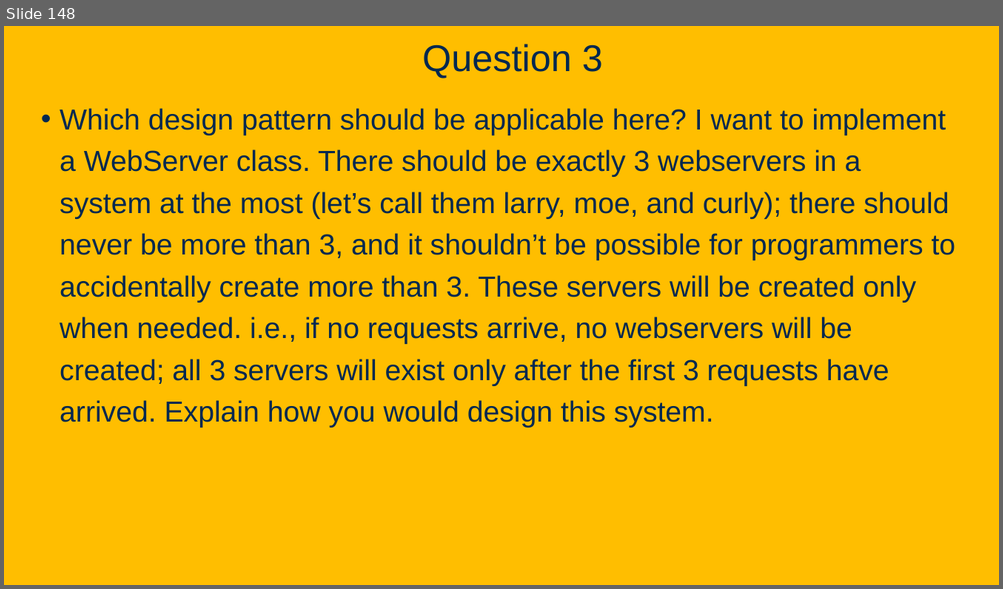
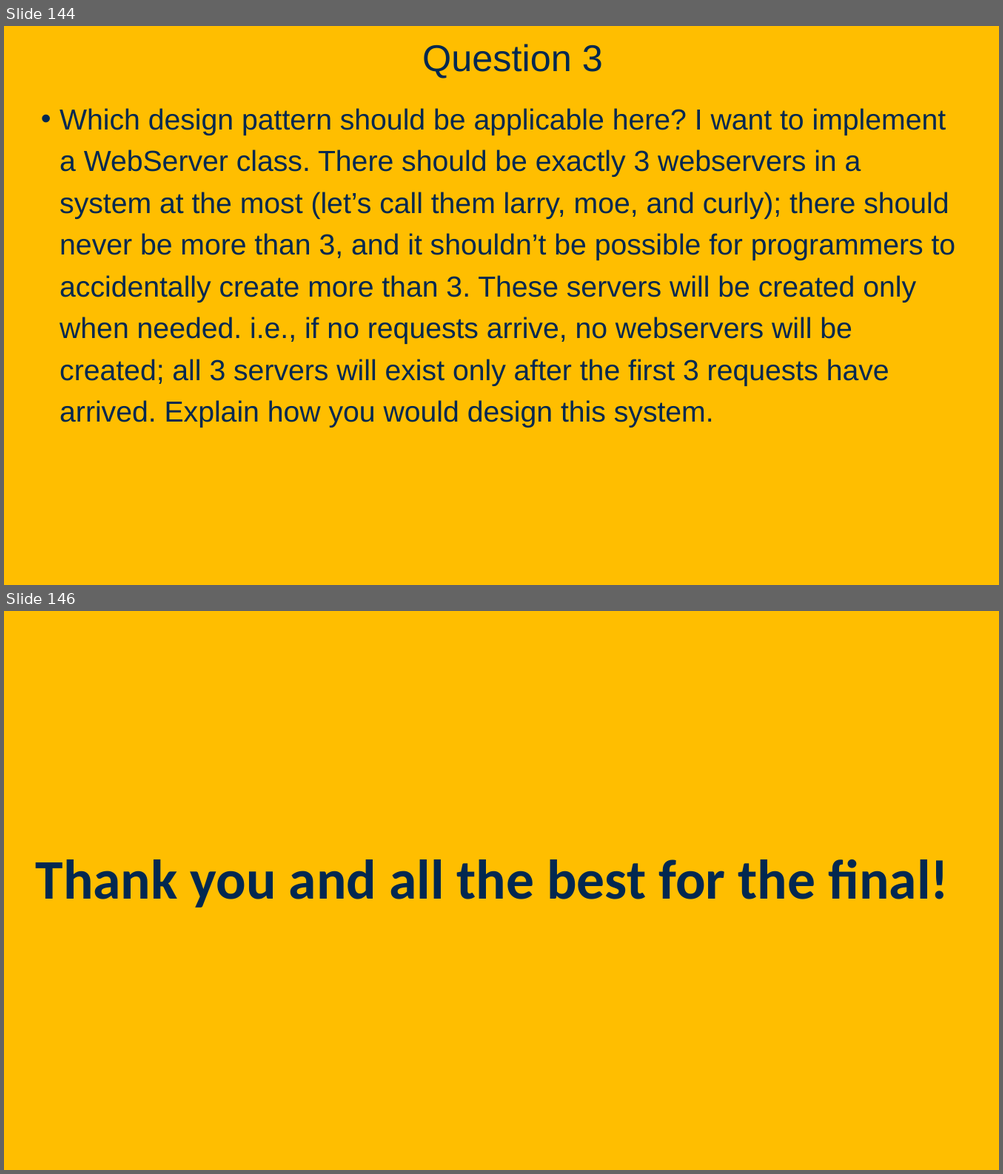
Before and after one commit to davsec-teaching/ecs160-f25, a slide deck: slides/8_design_patterns.pptx. Shown one above the other, each under a label of ours: slide 148 before the commit, slides 144 and 146 after it; the slides between them are not shown. The pictures are 1003x589 and 1003x1174 pixels, drawn with LibreOffice and Linux fonts; fonts in the diff are those of the drawing; background and template pictures are left out. Boxes give left, top, right and bottom in pixels: in the first picture for what was removed or moved away, otherwise in the second. Text is boxed around its words. In the diff, an @@ line names an element or a change of style, - is before the commit and + after.

```diff
--- a/slides/8_design_patterns.pptx
+++ b/slides/8_design_patterns.pptx
@@ slide 146 added at box(4, 611, 999, 1170), background picture (left out) @@
@@ text added at box(36, 860, 949, 908), 54 pt, text #022850, bold @@
+Thank you and all the best for the final!
@@ what was slide 148 is now slide 144 @@
```
Also in this commit, not shown: 4 slides changed, 1 other slide added, 4 slides removed.
